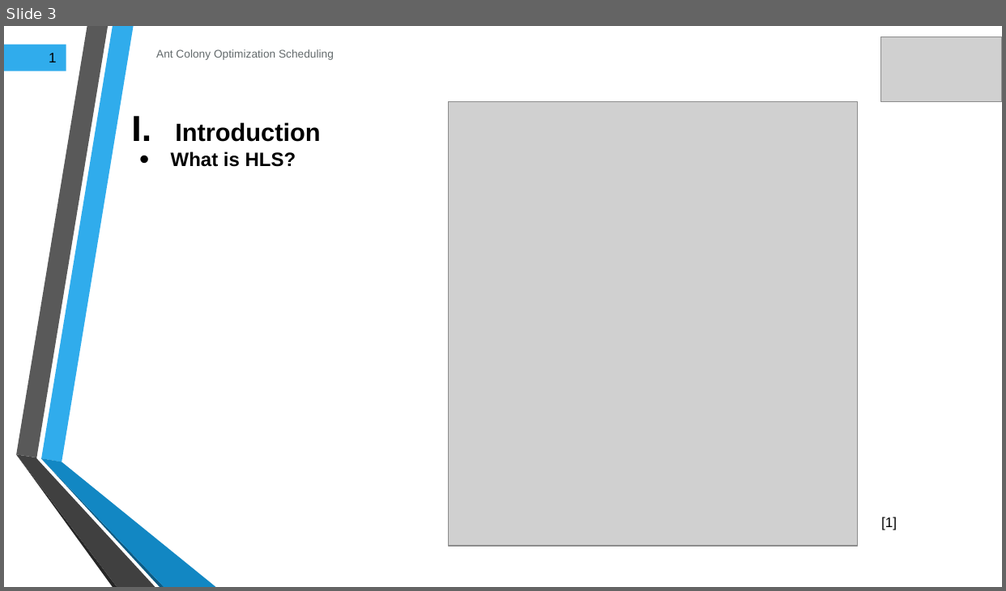
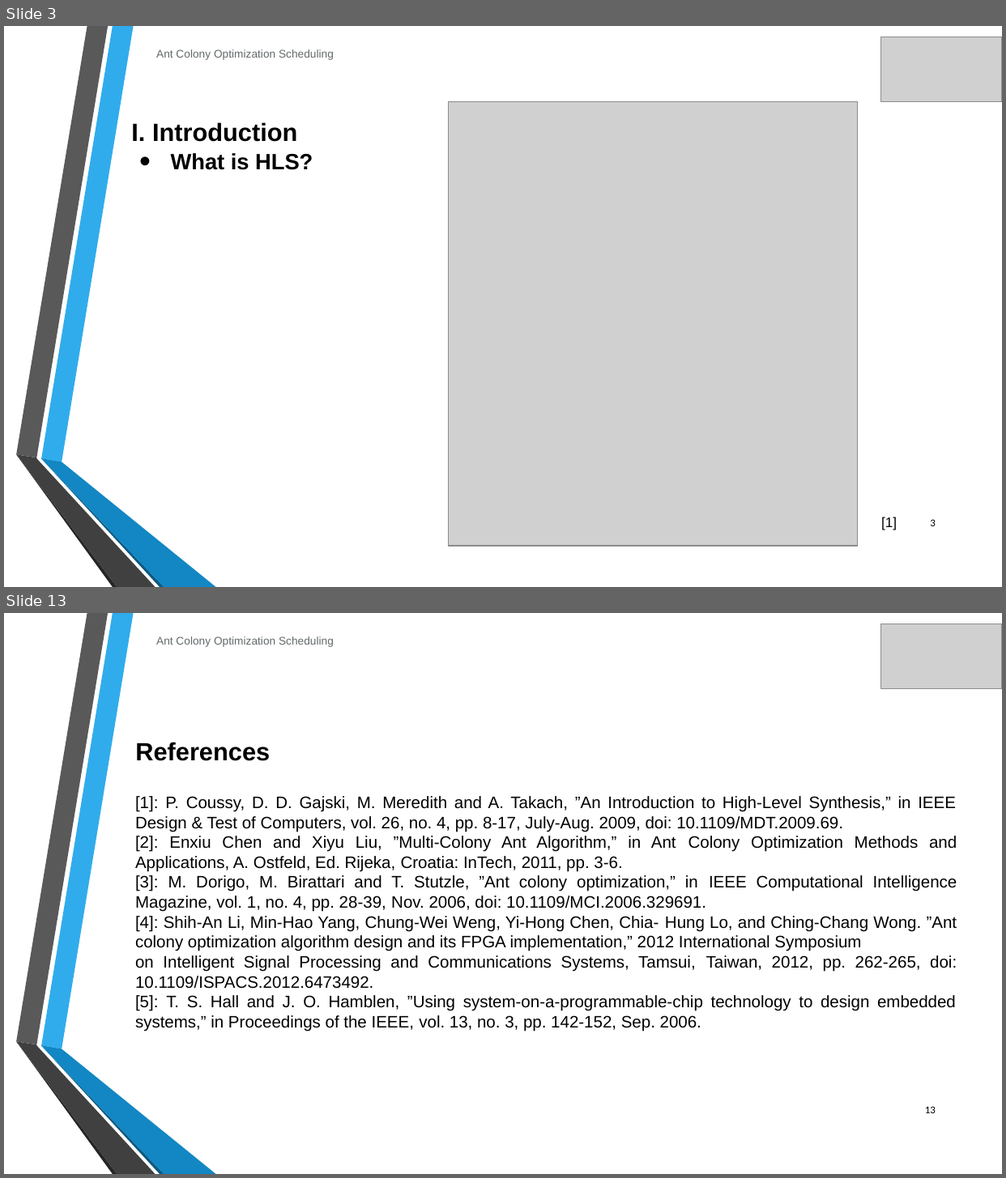
Before and after one commit to JaouaherBelgacem/Ant-Colony-Optimization, a slide deck: Final submission/Presentation/ACO presentation draft.pptx. Shown one above the other, each under a label of ours: slide 3 before the commit, slides 3 and 13 after it; the slides between them are not shown. The pictures are 1006x591 and 1006x1178 pixels, drawn with LibreOffice and Linux fonts; fonts in the diff are those of the drawing; grey boxes stand for pictures; background and template pictures are left out. Boxes give left, top, right and bottom in pixels: in the first picture for what was removed or moved away, otherwise in the second. Text is boxed around its words. In the diff, an @@ line names an element or a change of style, - is before the commit and + after.

```diff
--- a/Final submission/Presentation/ACO presentation draft.pptx
+++ b/Final submission/Presentation/ACO presentation draft.pptx
@@ slide 13 added at (x1=4, y1=613, x2=1002, y2=1174), background picture (left out); not listed: 6 template elements that a slide beside it also shows @@
@@ text added at (x1=156, y1=636, x2=334, y2=647), 8 pt, text #636A6C @@
+Ant Colony Optimization Scheduling
@@ picture added at (x1=881, y1=624, x2=1002, y2=689) @@
@@ title added at (x1=135, y1=742, x2=270, y2=761), 18 pt, text #000000, bold @@
+References
@@ text added at (x1=135, y1=796, x2=957, y2=1032), 12 pt, text #000000 @@
+[1]: P. Coussy, D. D. Gajski, M. Meredith and A. Takach, ”An Introduction to High-Level Synthesis,” in IEEE Design & Test of Computers, vol. 26, no. 4, pp. 8-17, July-Aug. 2009, doi: 10.1109/MDT.2009.69.
+[2]: Enxiu Chen and Xiyu Liu, ”Multi-Colony Ant Algorithm,” in Ant Colony Optimization Methods and Applications, A. Ostfeld, Ed. Rijeka, Croatia: InTech, 2011, pp. 3-6.
+[3]: M. Dorigo, M. Birattari and T. Stutzle, ”Ant colony optimization,” in IEEE Computational Intelligence Magazine, vol. 1, no. 4, pp. 28-39, Nov. 2006, doi: 10.1109/MCI.2006.329691.
+[4]: Shih-An Li, Min-Hao Yang, Chung-Wei Weng, Yi-Hong Chen, Chia- Hung Lo, and Ching-Chang Wong. ”Ant colony optimization algorithm design and its FPGA implementation,” 2012 International Symposium
+on Intelligent Signal Processing and Communications Systems, Tamsui, Taiwan, 2012, pp. 262-265, doi: 10.1109/ISPACS.2012.6473492.
+[5]: T. S. Hall and J. O. Hamblen, ”Using system-on-a-programmable-chip technology to design embedded systems,” in Proceedings of the IEEE, vol. 13, no. 3, pp. 142-152, Sep. 2006.
@@ page number added at (x1=925, y1=1106, x2=936, y2=1114), 7.5 pt, text #000000 @@
+13
@@ slide 3 changed as well @@
@@ rectangle removed at (x1=4, y1=44, x2=66, y2=71) @@
-1
@@ text at (x1=131, y1=122, x2=297, y2=142): text changed @@
-I. Introduction
+I. Introduction
@@ text "What is HLS?" at (x1=171, y1=153, x2=313, y2=170): size 14 to 16 pt @@
@@ page number added at (x1=930, y1=519, x2=936, y2=527), 7.5 pt, text #000000 @@
+3
```
Also in this commit, not shown: 5 other slides changed, 6 other slides added, 7 slides removed, 1 other file.
